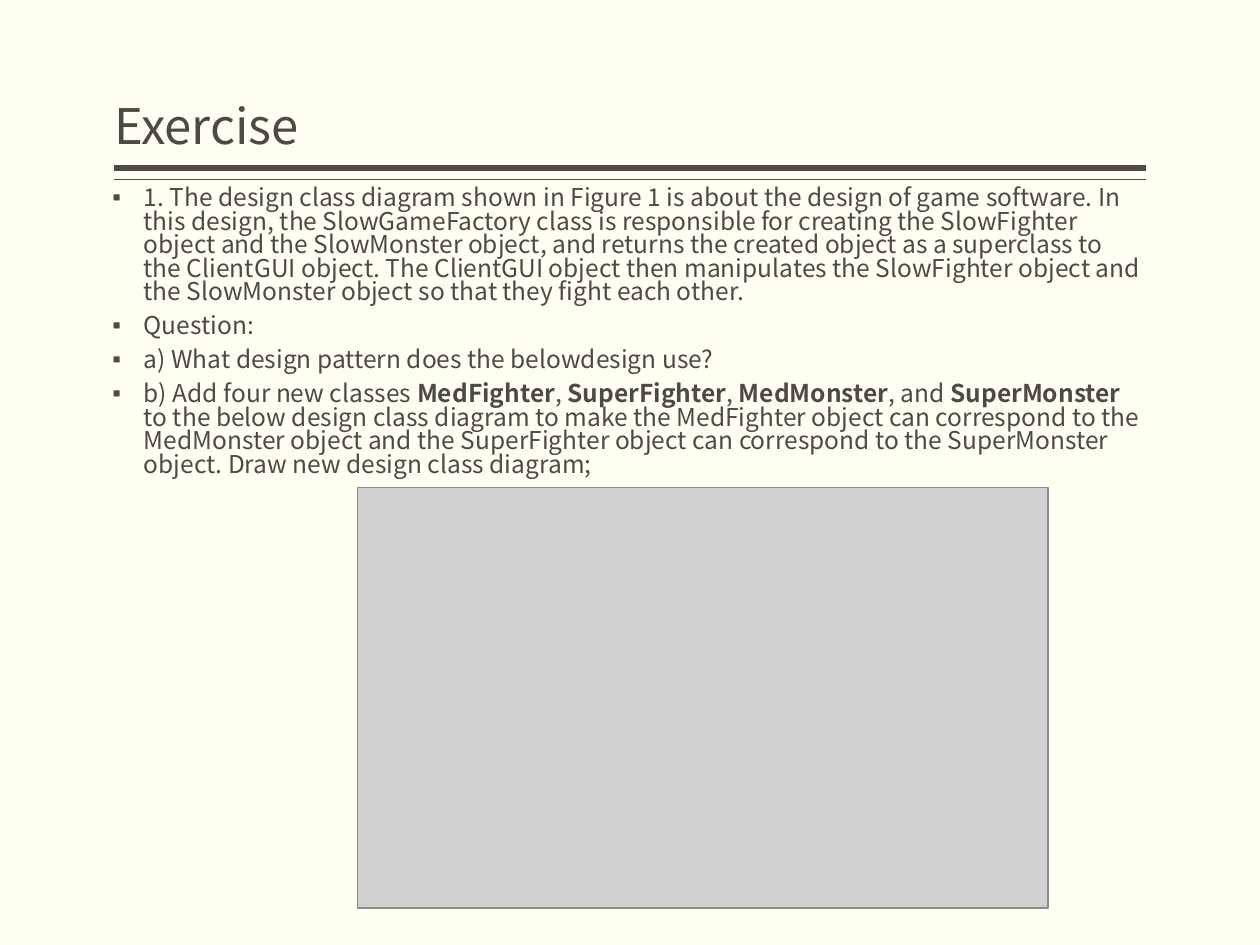
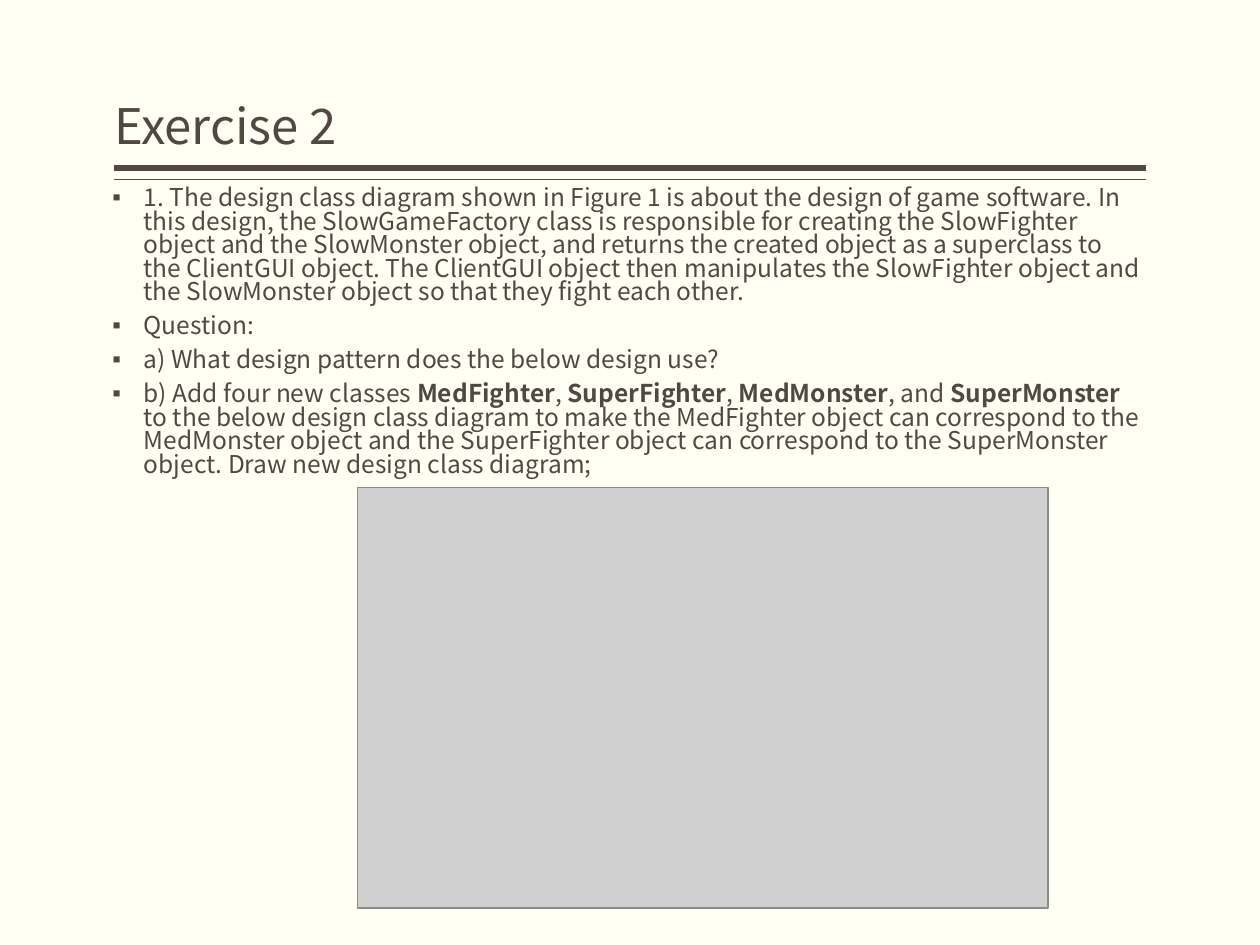
Before and after one commit to bonkboykz/jz81.github.io, a slide deck: slide 2 of course/sa/LectureNotes/(Spring2018)Exercise2-Answer.pptx. Drawn at 1260x945 pixels with LibreOffice and Linux fonts; fonts in the diff are those of the drawing; grey boxes stand for pictures. Boxes give left, top, right and bottom in pixels: in the first picture for what was removed or moved away, otherwise in the second. Text is boxed around its words. In the diff, an @@ line names an element or a change of style, - is before the commit and + after.

```diff
--- a/course/sa/LectureNotes/(Spring2018)Exercise2-Answer.pptx
+++ b/course/sa/LectureNotes/(Spring2018)Exercise2-Answer.pptx
@@ title at (114, 106, 337, 145): text changed @@
-Exercise
+Exercise 2
@@ text at (144, 348, 719, 374): spaces changed @@
-▪ a) What design pattern does the belowdesign use?
+▪ a) What design pattern does the below design use?
```
Also in this commit, not shown: 10 other slides changed.
